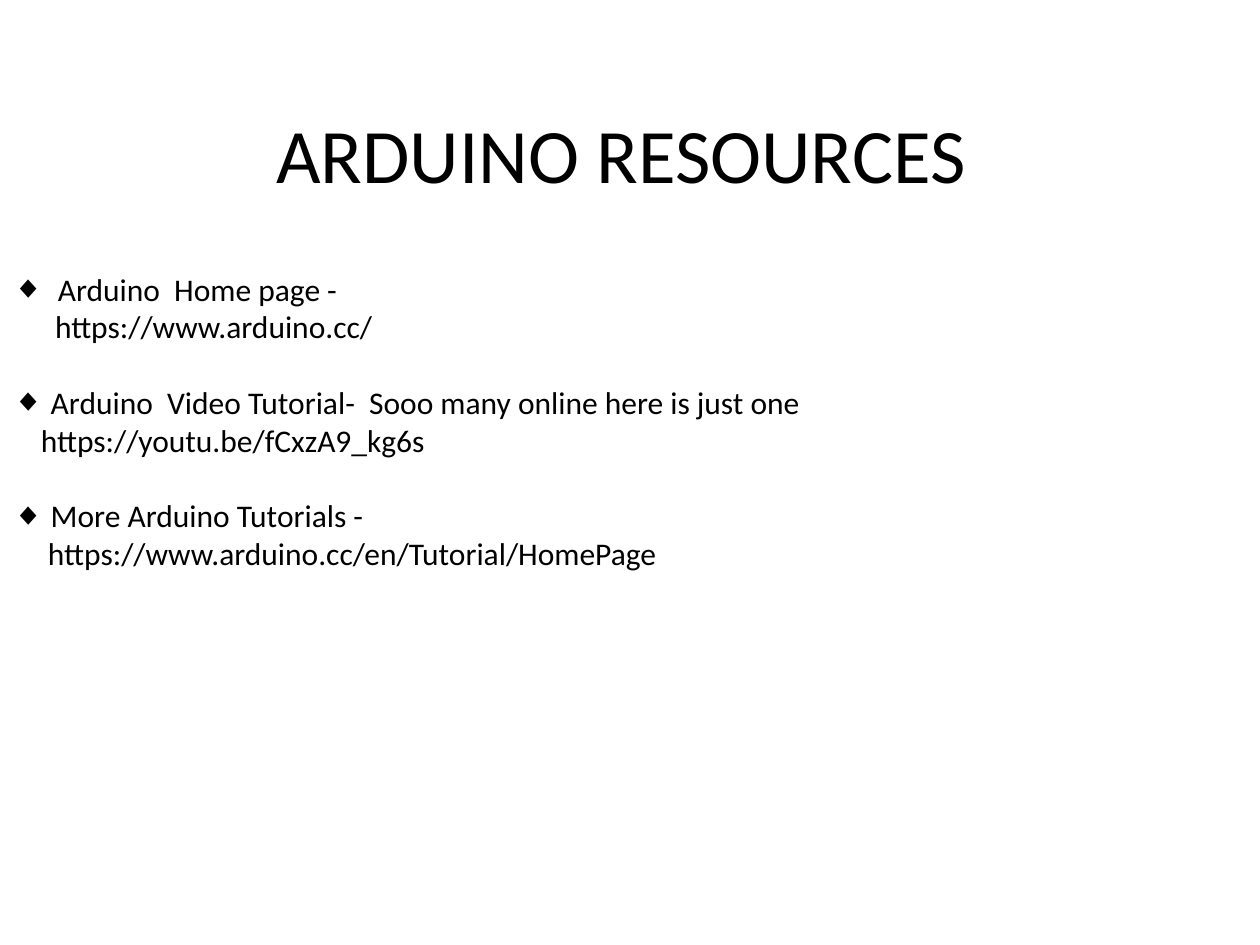
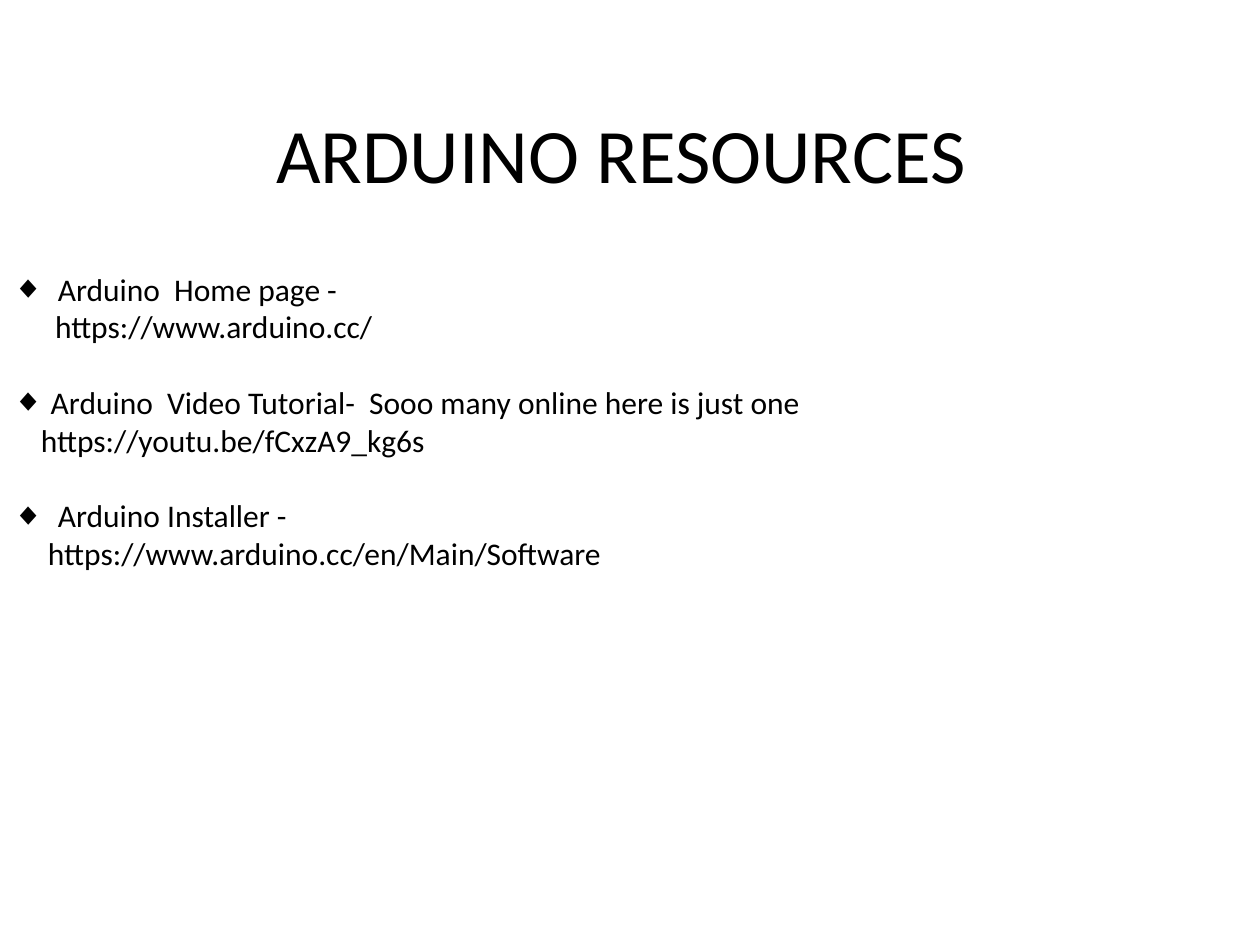
Before and after one commit to cloudbase1/FRCProrammingElective, a slide deck: slide 5 of Resources.pptx. Drawn at 1260x945 pixels with LibreOffice and Linux fonts; fonts in the diff are those of the drawing. Boxes give left, top, right and bottom in pixels: in the first picture for what was removed or moved away, otherwise in the second. Text is boxed around its words. In the diff, an @@ line names an element or a change of style, - is before the commit and + after.

Commit message:
Added Arduino install
Changed and example link to Arduino install location.

```diff
--- a/Resources.pptx
+++ b/Resources.pptx
@@ text at [48, 505, 601, 570]: text changed @@
-◆ More Arduino Tutorials -
-https://www.arduino.cc/en/Tutorial/HomePage
+◆ Arduino Installer -
+https://www.arduino.cc/en/Main/Software
```
